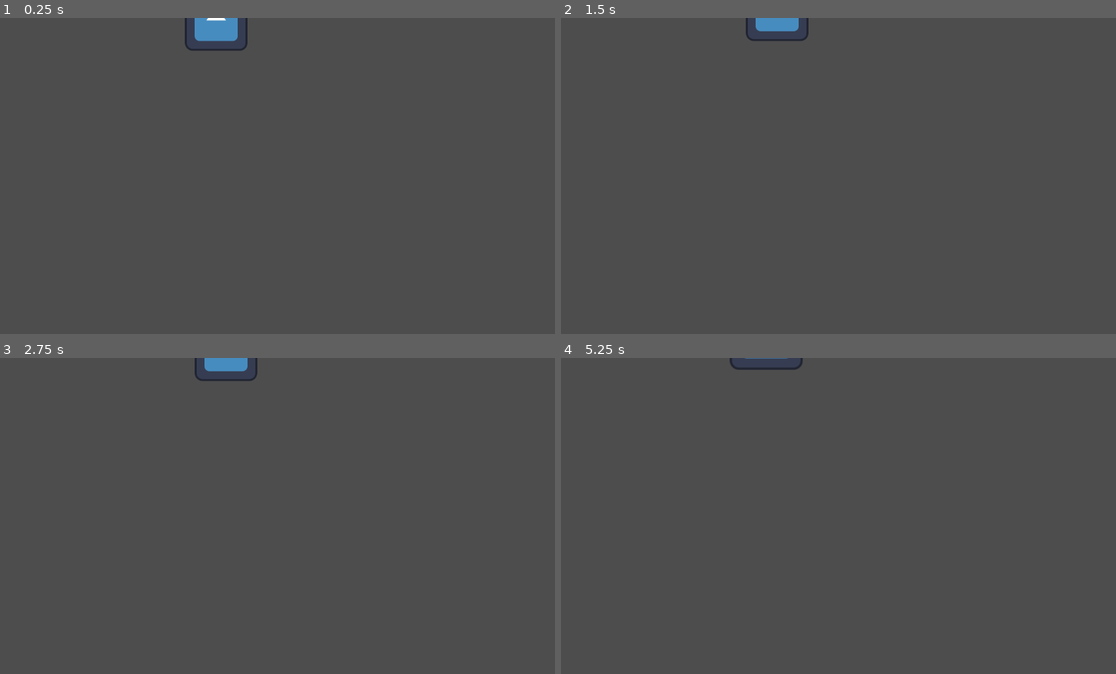
Above: before the commit, frames 1-4 (two rows, left to right).
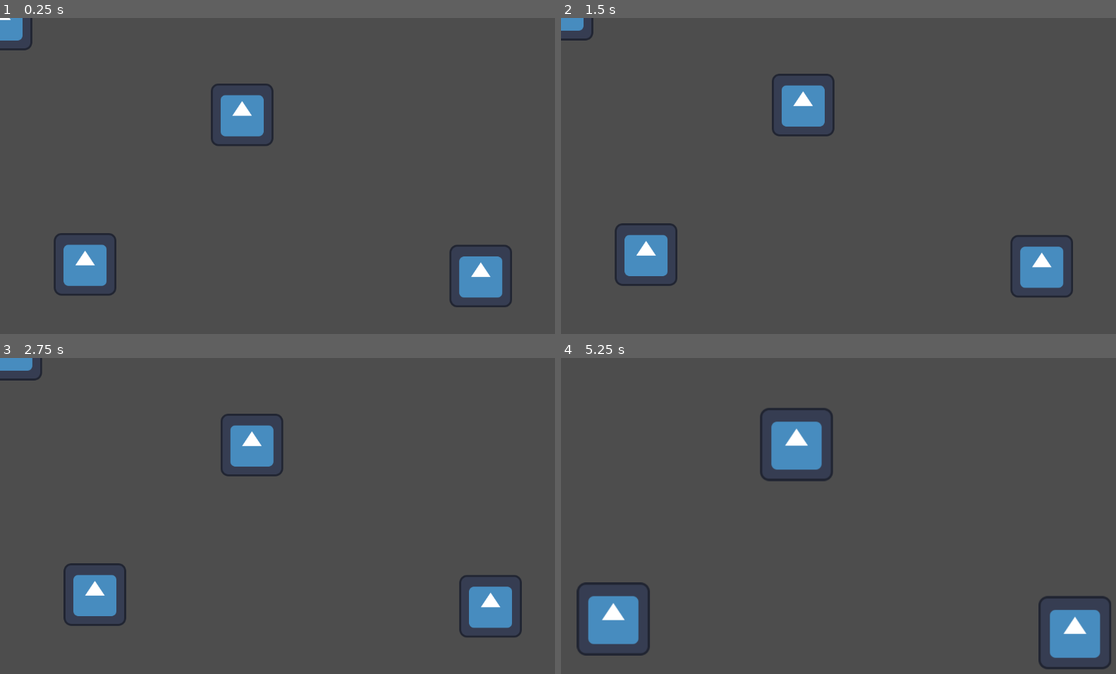
Above: after the commit, the same moments.

Repository: Mohammed-Kapiel/Vuno-The-Adventureers-Log
Game: Godot game, scene res://Scenes/level_test.tscn
The game is run twice, just before and just after one commit, with the same random seed, the same clock (stepped at 60 frames per second) and the same inputs. The engine's default icon, where the game draws it, is replaced by a stand-in: a white triangle on a blue panel in a dark square.
Inputs (mouse positions are in pixels of both pictures, inside the frame that each line leads up to):
- Up to frame 1 (0.25 s): no input
- Up to frame 2 (1.5 s): tap Enter at 0.5 s; move the mouse to (966, 160) at 0.52 s; click (966, 160) at 0.6 s; tap Space at 1.25 s; move the mouse to (727, 191) at 1.27 s; tap S (move_camera_down) at 1.35 s
- Up to frame 3 (2.75 s): click (166, 531) at 1.55 s; tap Enter at 2 s; move the mouse to (338, 446) at 2.02 s; tap A (move_camera_left) at 2.1 s; click (338, 446) at 2.3 s
- Up to frame 4 (5.25 s): tap Space at 2.75, 4.25 s; move the mouse to (816, 579) at 2.77 s; tap D (move_camera_right) at 2.85 s; click (816, 579) at 3.05 s; tap Enter at 3.5 s; move the mouse to (1010, 563) at 3.52 s; tap W (move_camera_up) at 3.6 s; click (1010, 563) at 3.8 s; move the mouse to (672, 468) at 4.27 s; click (672, 468) at 4.35 s; move the mouse to (871, 516) at 5.02 s; tap Mouse wheel up (zoom_camera_in) at 5.1 s

The runs differ from the first frame. In frame 1, 5.0% of the frame differs, in the area x 0-93%, y 0-92%; in frame 2, 4.6%; in frame 3, 4.7%; in frame 4, 5.5%, in the area x 2-100%, y 0-99%.

Commit message:
Unit Selection logic

Diff:
--- a/Managers/Camera/camera_controller.gd
+++ b/Managers/Camera/camera_controller.gd
@@ -24,7 +24,7 @@
 var is_dragging : bool = false
 
 signal start_move_selection
-signal area_selected
+signal area_selected(CameraController)
 
 func _ready():
 	draw_area(false)
@@ -63,7 +63,7 @@
 			mouse_end_vector = mouse_pos
 			is_dragging = false
 			draw_area(false)
-			emit_signal("area_selected")
+			emit_signal("area_selected", self)
 		else:
 			mouse_end = mouse_start
 			is_dragging = false
--- /dev/null
+++ b/Managers/Units/unit_manager.gd
@@ -0,0 +1,29 @@
+extends Node
+
+var units : Array[Unit]
+var selected_units : Array[Unit]
+
+func _ready():
+	var tmp = get_tree().get_nodes_in_group("Units")
+	for t in tmp:
+		units.append(t as Unit)
+
+func _on_area_selected(camera_controller: CameraController):
+
+	var area = []
+	area.append( Vector2( min(camera_controller.mouse_start.x, camera_controller.mouse_end.x), min(camera_controller.mouse_start.y, camera_controller.mouse_end.y)))
+	area.append( Vector2( max(camera_controller.mouse_start.x, camera_controller.mouse_end.x), max(camera_controller.mouse_start.y, camera_controller.mouse_end.y)))
+	_get_units_in_area(area)
+
+func _get_units_in_area(area):
+	selected_units.clear()
+
+	for unit in units:
+		if (unit.position.x > area[0].x) and (unit.position.x < area[1].x):
+			if (unit.position.y > area[0].y) and (unit.position.y < area[1].y):
+				selected_units.append(unit)
+				unit.select()
+			else:
+				unit.select(false)
+		else:
+			unit.select(false)
--- /dev/null
+++ b/Managers/Units/unit_manager.tscn
@@ -0,0 +1,6 @@
+[gd_scene load_steps=2 format=3 uid="uid://cqouh1r7475qg"]
+
+[ext_resource type="Script" path="res://Managers/Units/unit_manager.gd" id="1_f0uho"]
+
+[node name="Unit Manager" type="Node"]
+script = ExtResource("1_f0uho")
--- /dev/null
+++ b/Objects/Units/unit.gd
@@ -0,0 +1,8 @@
+class_name Unit extends CharacterBody2D
+
+@export var is_selected = false
+@onready var selection_overlay = $"Selection Overlay"
+
+func select(is_true:bool = true):
+	is_selected = is_true
+	selection_overlay.visible = is_selected
--- /dev/null
+++ b/Objects/Units/unit.tscn
@@ -0,0 +1,34 @@
+[gd_scene load_steps=5 format=3 uid="uid://nu7um6h5hlo0"]
+
+[ext_resource type="Script" path="res://Objects/Units/unit.gd" id="1_lthus"]
+[ext_resource type="Texture2D" uid="uid://dulv2gfgrfins" path="res://icon.svg" id="2_qior7"]
+
+[sub_resource type="RectangleShape2D" id="RectangleShape2D_we0p5"]
+size = Vector2(129, 76)
+
+[sub_resource type="StyleBoxFlat" id="StyleBoxFlat_u6bx0"]
+bg_color = Color(0, 0.705882, 0.521569, 0)
+border_width_left = 4
+border_width_top = 4
+border_width_right = 4
+border_width_bottom = 4
+border_color = Color(4.81307e-07, 0.705976, 0.523266, 1)
+border_blend = true
+
+[node name="Unit" type="CharacterBody2D" groups=["Units"]]
+script = ExtResource("1_lthus")
+
+[node name="Art" type="Sprite2D" parent="."]
+texture = ExtResource("2_qior7")
+
+[node name="CollisionShape2D" type="CollisionShape2D" parent="."]
+position = Vector2(-0.5, 28)
+shape = SubResource("RectangleShape2D_we0p5")
+
+[node name="Selection Overlay" type="Panel" parent="."]
+visible = false
+offset_left = -69.0
+offset_top = -67.0
+offset_right = 67.0
+offset_bottom = 70.0
+theme_override_styles/panel = SubResource("StyleBoxFlat_u6bx0")
--- a/Scenes/hud.tscn
+++ b/Scenes/hud.tscn
@@ -1,11 +1,6 @@
-[gd_scene load_steps=2 format=3 uid="uid://brig5ceet5vng"]
-
-[ext_resource type="PackedScene" uid="uid://j1gdngxs0vdd" path="res://Managers/Camera/camera_controller.tscn" id="1_f3xhx"]
+[gd_scene format=3 uid="uid://brig5ceet5vng"]
 
 [node name="HUD" type="CanvasLayer"]
-
-[node name="Camera Controller" parent="." node_paths=PackedStringArray("selection_area_rect") instance=ExtResource("1_f3xhx")]
-selection_area_rect = NodePath("../Panel")
 
 [node name="Panel" type="Panel" parent="."]
 offset_right = 100.0
--- a/Scenes/level_test.tscn
+++ b/Scenes/level_test.tscn
@@ -1,12 +1,30 @@
-[gd_scene load_steps=3 format=3 uid="uid://do20j54t67i77"]
+[gd_scene load_steps=5 format=3 uid="uid://do20j54t67i77"]
 
+[ext_resource type="PackedScene" uid="uid://j1gdngxs0vdd" path="res://Managers/Camera/camera_controller.tscn" id="1_2xe5c"]
+[ext_resource type="PackedScene" uid="uid://cqouh1r7475qg" path="res://Managers/Units/unit_manager.tscn" id="1_h4676"]
 [ext_resource type="PackedScene" uid="uid://brig5ceet5vng" path="res://Scenes/hud.tscn" id="2_k0u8l"]
-[ext_resource type="Texture2D" uid="uid://dulv2gfgrfins" path="res://icon.svg" id="2_m7k2a"]
+[ext_resource type="PackedScene" uid="uid://nu7um6h5hlo0" path="res://Objects/Units/unit.tscn" id="3_ow3gk"]
 
 [node name="Level Test" type="Node2D"]
 
-[node name="Icon" type="Sprite2D" parent="."]
-position = Vector2(440, 1)
-texture = ExtResource("2_m7k2a")
+[node name="Unit Manager" parent="." instance=ExtResource("1_h4676")]
+
+[node name="Camera Controller" parent="." node_paths=PackedStringArray("selection_area_rect") instance=ExtResource("1_2xe5c")]
+selection_area_rect = NodePath("../HUD/Panel")
 
 [node name="HUD" parent="." instance=ExtResource("2_k0u8l")]
+
+[node name="Unit" parent="." instance=ExtResource("3_ow3gk")]
+
+[node name="Unit2" parent="." instance=ExtResource("3_ow3gk")]
+position = Vector2(493, 196)
+
+[node name="Unit3" parent="." instance=ExtResource("3_ow3gk")]
+position = Vector2(172, 502)
+
+[node name="Unit4" parent="." instance=ExtResource("3_ow3gk")]
+position = Vector2(981, 526)
+
+[connection signal="area_selected" from="Camera Controller" to="Unit Manager" method="_on_area_selected"]
+
+[editable path="HUD"]
